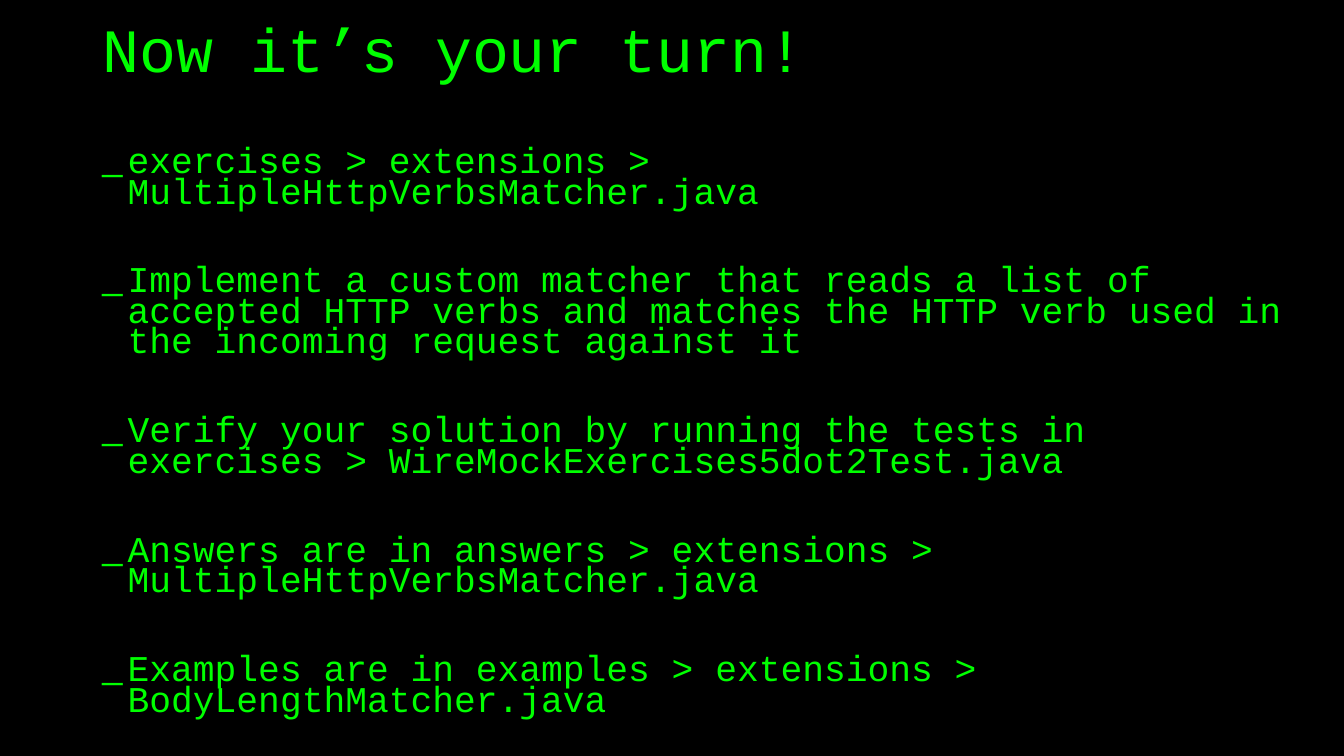
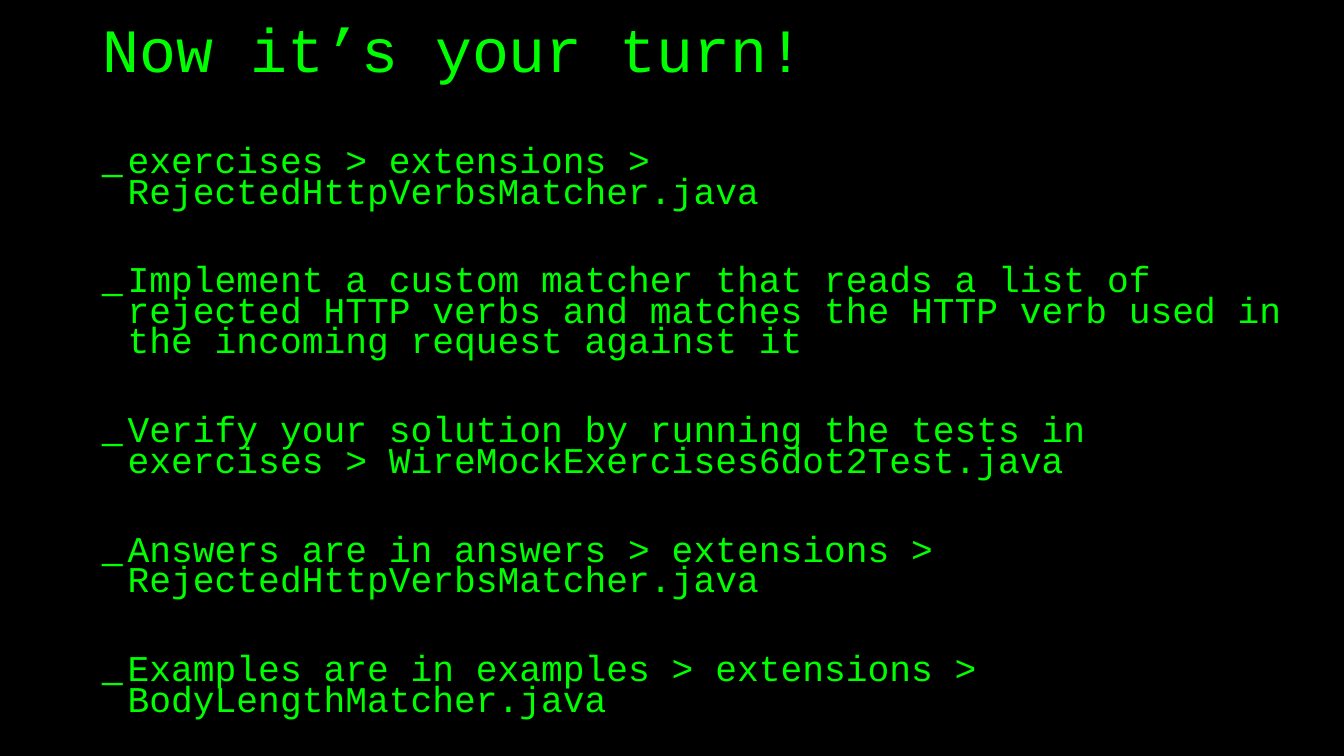
Before and after one commit to basdijkstra/wiremock-workshop, a slide deck: slide 71 of wiremock_workshop.pptx (slide 65 before the commit). Drawn at 1344x756 pixels with LibreOffice and Linux fonts; fonts in the diff are those of the drawing. Boxes give left, top, right and bottom in pixels: in the first picture for what was removed or moved away, otherwise in the second. Text is boxed around its words. In the diff, an @@ line names an element or a change of style, - is before the commit and + after.

```diff
--- a/wiremock_workshop.pptx
+++ b/wiremock_workshop.pptx
@@ text at [128,147,1282,600]: text changed @@
-_ exercises > extensions > MultipleHttpVerbsMatcher.java
-_ Implement a custom matcher that reads a list of accepted HTTP verbs and matches the HTTP verb used in the incoming request against it
-_ Verify your solution by running the tests in exercises > WireMockExercises5dot2Test.java
-_ Answers are in answers > extensions > MultipleHttpVerbsMatcher.java
+_ exercises > extensions > RejectedHttpVerbsMatcher.java
+_ Implement a custom matcher that reads a list of rejected HTTP verbs and matches the HTTP verb used in the incoming request against it
+_ Verify your solution by running the tests in exercises > WireMockExercises6dot2Test.java
+_ Answers are in answers > extensions > RejectedHttpVerbsMatcher.java
```
Also in this commit, not shown: 19 other slides changed, 11 slides added, 5 slides removed, 2 other files.
